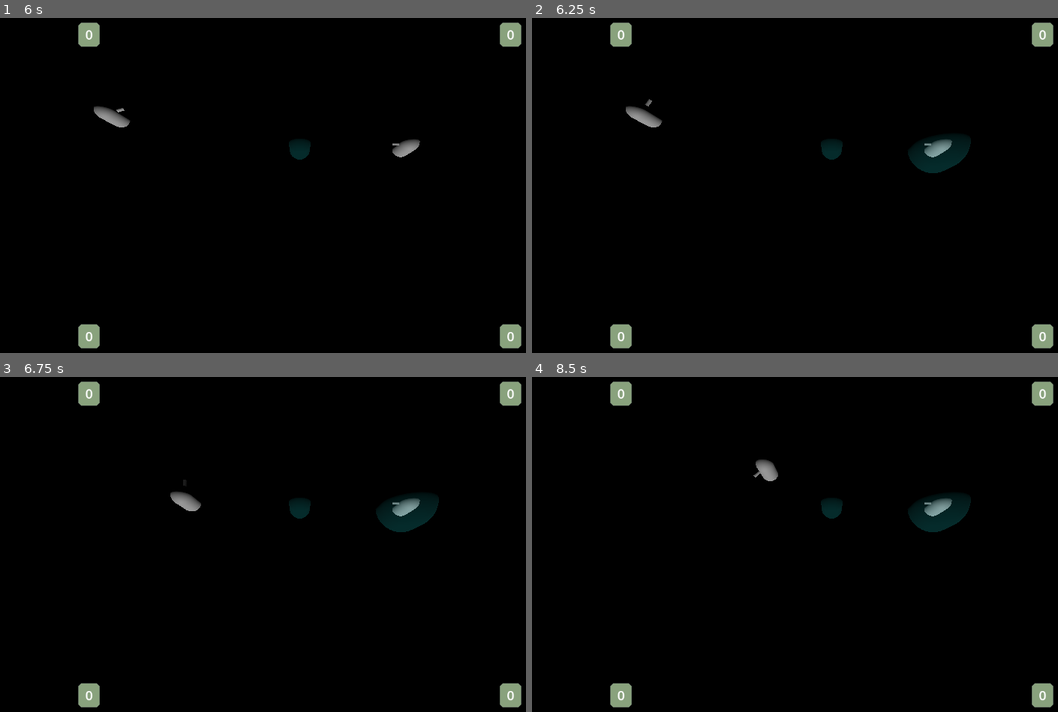
Above: before the commit, frames 1-4 (two rows, left to right).
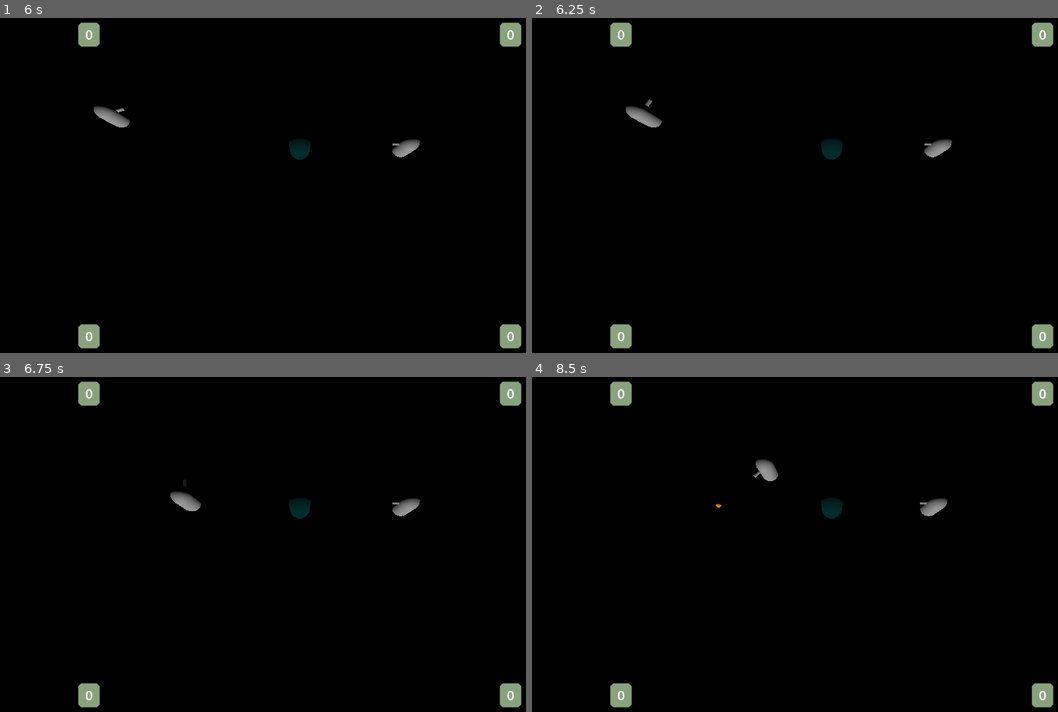
Above: after the commit, the same moments.

Repository: ronincampbell/GDS2Project
Game: Godot game, scene res://spells/test/Sandbox.tscn
Same seed, same stepped clock (60 frames per second), same inputs: the game is played once before the commit and once after it. This scene is started directly instead of the project's main scene.
Inputs:
- Up to frame 1 (6 s): tap Enter (ui_accept) at 0.5, 0.77, 1.25, 1.52, 2.75, 3.02, 3.77, 4.25, 4.52 s; hold D (PlayerRight) 0.53-1.28 s; hold E (PlayerInteract) 0.53-1.28 s; hold S (PlayerDown) 1.28-2.03 s; tap Space at 1.35, 5.85 s; hold D (PlayerRight) 2.03-2.78 s; hold R 2.03-2.78 s; hold W (PlayerUp) 2.78-3.53 s; tap E (PlayerInteract) at 2.85 s; hold Space 3.53-4.28 s; hold A (PlayerLeft) 3.53-5.03 s; tap R at 4.35 s; hold S (PlayerDown) 5.03-5.78 s; hold E (PlayerInteract) 5.03-5.78 s; hold D (PlayerRight) from 5.78 s (still down)
- Up to frame 2 (6.25 s): keep holding D (PlayerRight); tap Enter (ui_accept) at 6.02 s
- Up to frame 3 (6.75 s): tap Enter (ui_accept) at 6.5 s; release D (PlayerRight) at 6.53 s; hold W (PlayerUp) from 6.53 s (still down); hold R from 6.53 s (still down)
- Up to frame 4 (8.5 s): tap Enter (ui_accept) at 6.77, 7.25, 7.52 s; release W (PlayerUp) at 7.28 s; release R at 7.28 s; hold D (PlayerRight) 7.28-8.03 s; tap E (PlayerInteract) at 7.35 s; hold S (PlayerDown) from 8.03 s (still down); hold Space from 8.03 s (still down)

Frame 1 is identical in both runs. In frame 2, 0.7% of the frame differs, in the area x 71-84%, y 36-47%; in frame 3, 0.7%; in frame 4, 0.8%, in the area x 34-84%, y 36-47%.

Commit message:
Spells can now be picked up

Diff:
--- a/CoreObjects/gnome.tscn
+++ b/CoreObjects/gnome.tscn
@@ -1,8 +1,9 @@
-[gd_scene load_steps=6 format=3 uid="uid://bx21b2pls01oi"]
+[gd_scene load_steps=7 format=3 uid="uid://bx21b2pls01oi"]
 
-[ext_resource type="Script" path="res://scripts/gnome.gd" id="1_5g0f5"]
+[ext_resource type="Script" uid="uid://8kb4fo302gwj" path="res://scripts/gnome.gd" id="1_5g0f5"]
 [ext_resource type="PackedScene" uid="uid://cvshjs0wne2oh" path="res://models/gnome/gnome.gltf" id="2_pyhca"]
 [ext_resource type="Texture2D" uid="uid://brmsimcjjvfuj" path="res://icon.svg" id="3_k84ux"]
+[ext_resource type="Script" uid="uid://cxw8b1uiy3nwx" path="res://spells/spell_caster.gd" id="4_cfifg"]
 
 [sub_resource type="CapsuleShape3D" id="CapsuleShape3D_cabd0"]
 radius = 0.312095
@@ -60,3 +61,9 @@
 visible = false
 billboard = 1
 texture = ExtResource("3_k84ux")
+
+[node name="Muzzle" type="Node3D" parent="."]
+transform = Transform3D(1, 0, 0, 0, 1, 0, 0, 0, 1, 0, 0.764926, 0.380589)
+
+[node name="SpellCaster" type="Node" parent="."]
+script = ExtResource("4_cfifg")
--- a/maps/test_map.tscn
+++ b/maps/test_map.tscn
@@ -1,8 +1,9 @@
-[gd_scene load_steps=12 format=3 uid="uid://kf5auj8ixedm"]
+[gd_scene load_steps=13 format=3 uid="uid://kf5auj8ixedm"]
 
 [ext_resource type="Script" uid="uid://ctif1aiftooxf" path="res://scripts/game_manager.gd" id="1_cabd0"]
-[ext_resource type="PackedScene" path="res://CoreObjects/barrier.tscn" id="2_svl6s"]
+[ext_resource type="PackedScene" uid="uid://ch6w1xgoxkaho" path="res://CoreObjects/barrier.tscn" id="2_svl6s"]
 [ext_resource type="Texture2D" uid="uid://dm80g02b4g7ln" path="res://models/Maps/Ground_Grass Base Color.png" id="3_k1jtb"]
+[ext_resource type="PackedScene" uid="uid://bbmlir6a54ytl" path="res://spells/spell_pickup.tscn" id="5_cabd0"]
 [ext_resource type="ArrayMesh" uid="uid://1y361rlbimr" path="res://models/Maps/Map1.obj" id="5_k1jtb"]
 
 [sub_resource type="ProceduralSkyMaterial" id="ProceduralSkyMaterial_pwco0"]
@@ -79,4 +80,7 @@
 [node name="CollisionShape3D" type="CollisionShape3D" parent="GolfHole/Area3D"]
 shape = SubResource("CylinderShape3D_b71ab")
 
+[node name="SpellPickup" parent="." instance=ExtResource("5_cabd0")]
+transform = Transform3D(1, 0, 0, 0, 1, 0, 0, 0, 1, -4.38121, 0.997656, 0)
+
 [connection signal="body_entered" from="GolfHole/Area3D" to="." method="_on_golf_hole_entered"]
--- a/scripts/gnome.gd
+++ b/scripts/gnome.gd
@@ -27,6 +27,13 @@
 var swing_club_impulse: float = 2.0
 var swing_club_lift: float = 10.0
 var rotate_to_face_torque: float = 2.0
+
+var _caster: SpellCaster
+var is_shielded: bool = false
+@onready var _muzzle: Node3D = get_node_or_null("Muzzle")
+
+func _ready() -> void:
+	_caster = get_node_or_null("SpellCaster") as SpellCaster
 
 func _integrate_forces(state: PhysicsDirectBodyState3D):
 	if body_state == BodyState.DISABLED:
--- a/spells/spell_pickup.tscn
+++ b/spells/spell_pickup.tscn
@@ -15,6 +15,7 @@
 font_size = 127
 
 [node name="SpellPickup" type="Area3D"]
+collision_mask = 3
 script = ExtResource("1_0dckw")
 fireball_scene = ExtResource("2_ofs2q")
 shield_scene = ExtResource("3_e1wh0")
--- a/spells/test/sandbox.gd
+++ b/spells/test/sandbox.gd
@@ -27,8 +27,8 @@
 
 func _run_sequence() -> void:
 	await _after(0.2)
-	b_caster.add_spell(SpellPickup.SpellID.SHIELD)
-	await _after(6.0)
+	b_caster.add_spell(SpellPickup.SpellID.FIREBALL)
+	await _after(8.0)
 	b_caster.cast_current()
 	await _after(12.0)
 	b_caster.add_spell(SpellPickup.SpellID.FIREBALL)
